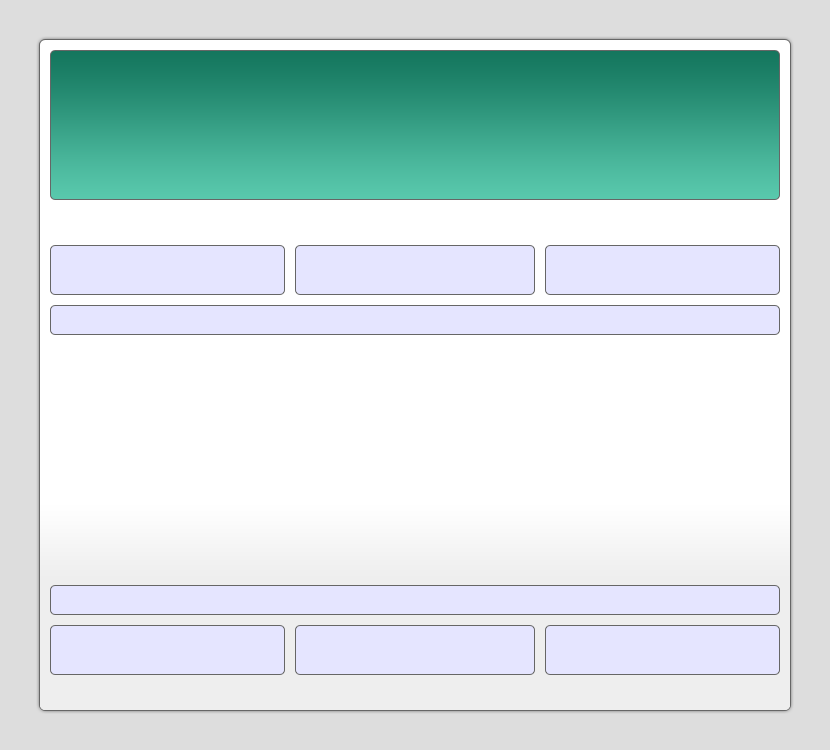
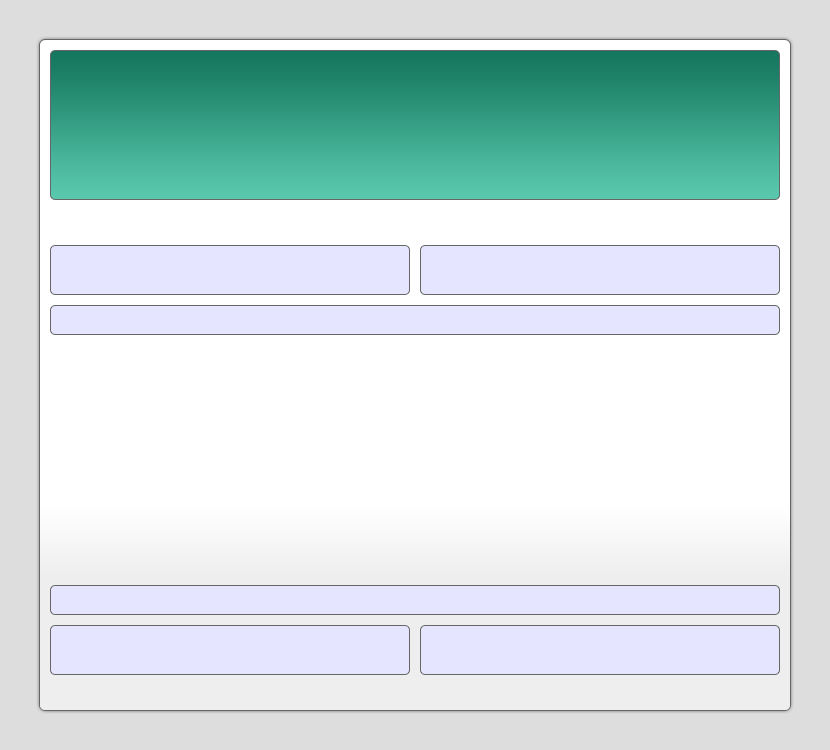
Two versions of the same layered image (830×750). Layer-by-layer changes:
painted on "header / footer widgets" over (280, 245, 550, 675)
